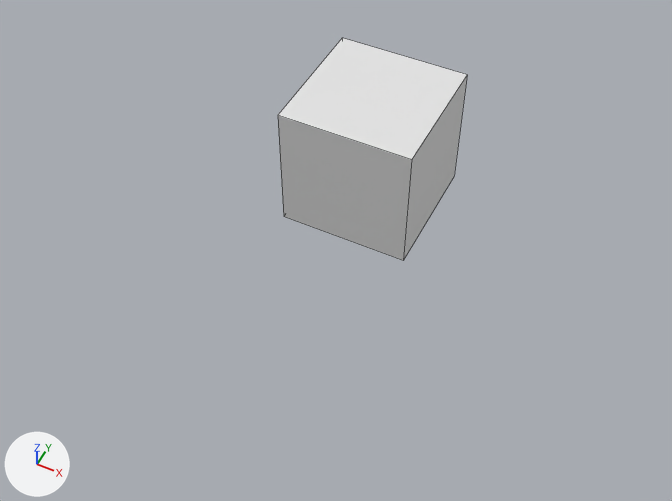
The Blender file liveAction.blend as it was, and as the next commit left it.
The view is the same before and after, from a camera (50 mm lens) standing at (4.14, -9.5, 9.29) and looking at (0.03, -1.27, -0.99). Arrows for +X, +Y and +Z are at lower left; the lights stay in place. Mesh edges are drawn as thin lines.
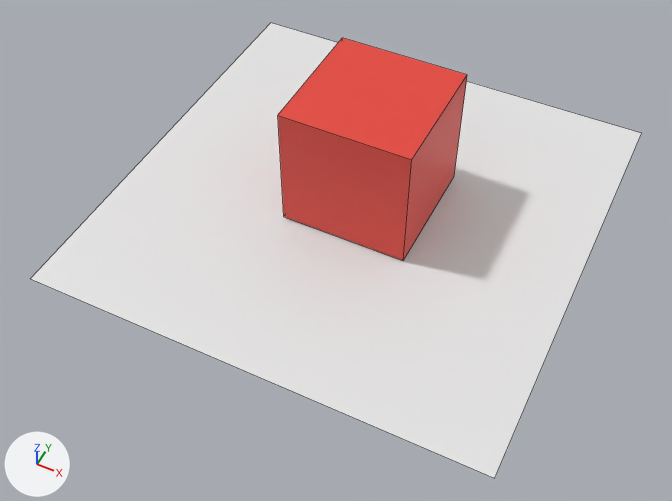
The newer file is also rescaled (x0.244), turned or shifted as a whole; pictures and numbers use the older file's frame.

Pixel boxes (x1, y1, x2, y2) of what changed, in the pictures (672 x 501 px):
'Ground', added
    after: (31, 23, 642, 478)
part 1 of me_cube, recoloured (white to red)
    both: (278, 38, 467, 260)

What changed in the scene script:
```text
Add mat_material_001:
    mat_material_001 = principled_material('Material.001')
    mat_material_001.base_color = (0.8, 0.0611, 0.0425)  # red #e7463a
Change me_cube:
    where me_cube.from_pydata(...)  # 8 vertices, 6 faces; spans x -1.0..1.0, y -1.0..1.0, z -1.0..1.0
    used by ob_cube; location = (0.0, 0.0, 0.0)
    me_cube part 1: 6 faces spanning x -1.0..1.0, y -1.0..1.0, z -1.0..1.0 switch from mat_material (white #e7e7e7) to mat_material_001 (red #e7463a)
Add me_ground:
    me_ground.from_pydata([(-4.0, -4.0, 0.0), (4.0, -4.0, 0.0), (4.0, 4.0, 0.0), (-4.0, 4.0, 0.0)], [], [(0, 1, 2, 3)])
Add ob_ground:
    ob_ground = bpy.data.objects.new('Ground', me_ground)
    ob_ground.location = (-0.14, -0.15, -1.04)
    ob_ground.scale = (0.888, 0.888, 0.888)
```
